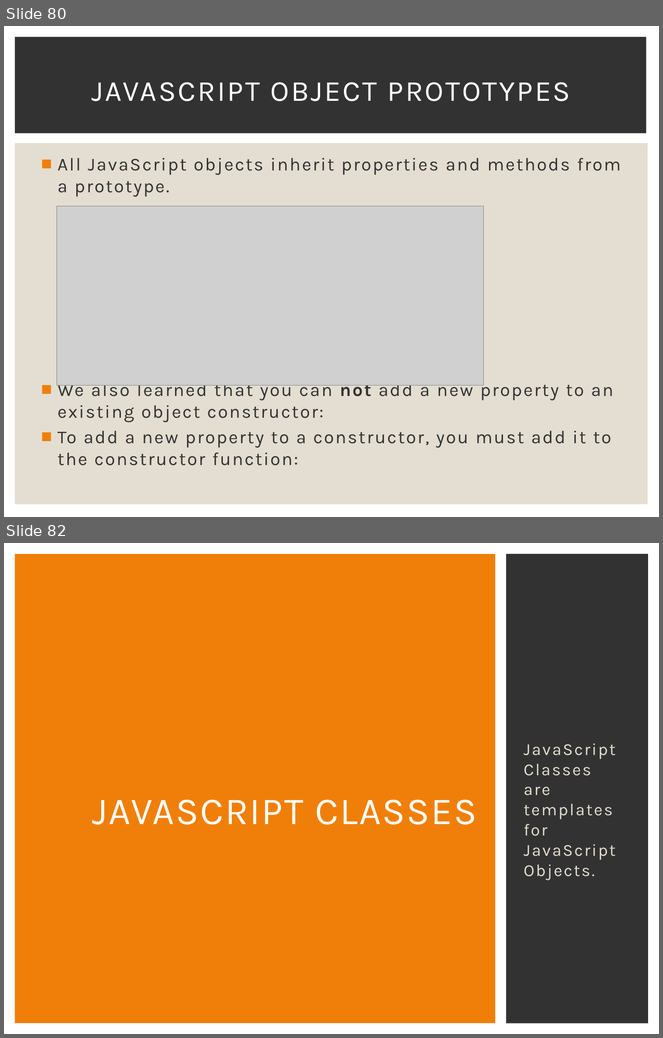
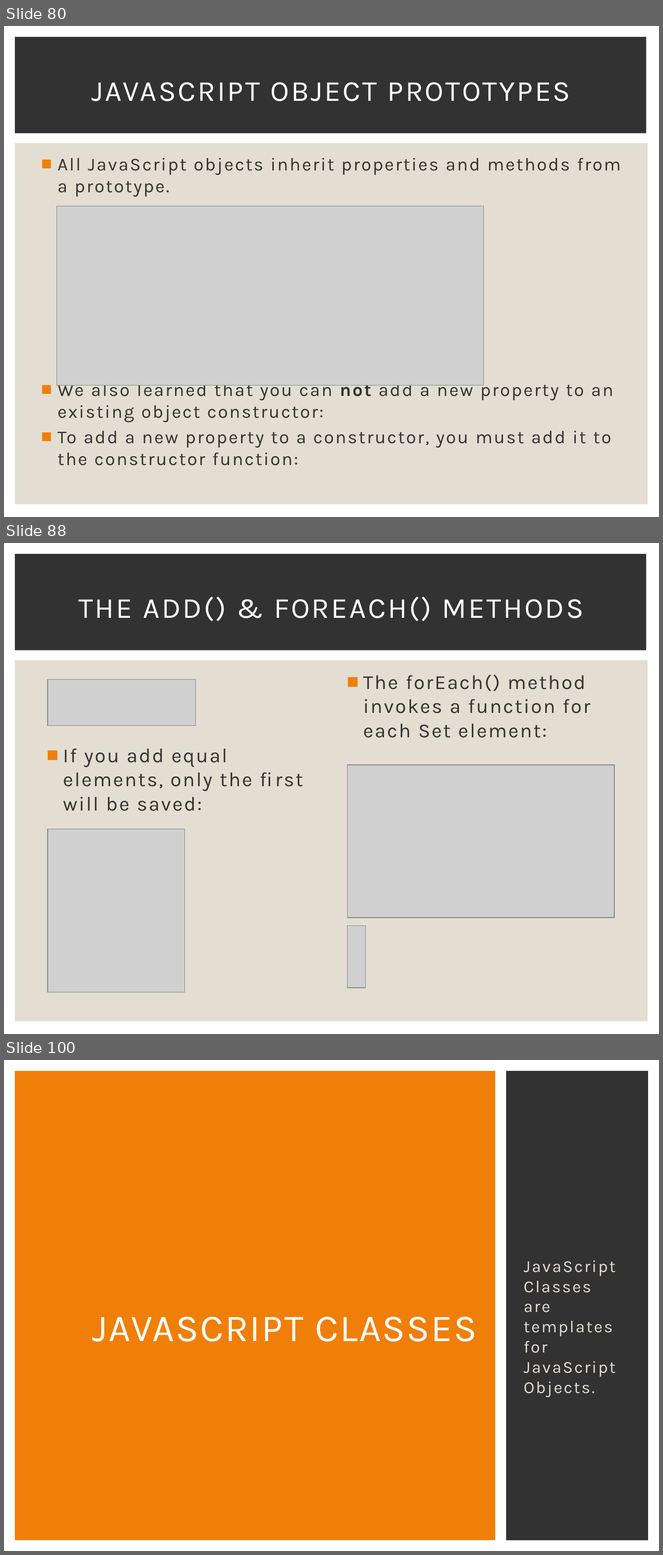
Before and after one commit to Karamihova/Fundamentals-JS, a slide deck: Programming Prep.pptx. Shown one above the other, each under a label of ours: slides 80 and 82 before the commit, slides 80, 88 and 100 after it; the slides between them are not shown. The pictures are 663x1038 and 663x1555 pixels, drawn with LibreOffice and Linux fonts; fonts in the diff are those of the drawing; grey boxes stand for pictures. Boxes give left, top, right and bottom in pixels: in the first picture for what was removed or moved away, otherwise in the second. Text is boxed around its words. In the diff, an @@ line names an element or a change of style, - is before the commit and + after.

```diff
--- a/Programming Prep.pptx
+++ b/Programming Prep.pptx
@@ slide 88 added at (4,543,659,1034), background #FFFFFF; not listed: 2 template elements that a slide beside it also shows @@
@@ title added at (78,597,584,621), 32 pt, text #FFFFFF @@
+THE ADD() & FOREACH() METHODS
@@ picture added at (48,679,196,726) @@
@@ text added at (363,675,591,738), 22 pt, text #323232 @@
+■ The forEach() method invokes a function for each Set element:
@@ text added at (63,748,253,811), 22 pt, text #323232 @@
+■ If you add equal elements, only the first will be saved:
@@ picture added at (347,765,614,918) @@
@@ picture added at (48,830,185,992) @@
@@ picture added at (347,926,366,989) @@
@@ what was slide 82 is now slide 100 @@
```
Also in this commit, not shown: 1 slide changed, 21 other slides added, 3 other files.
